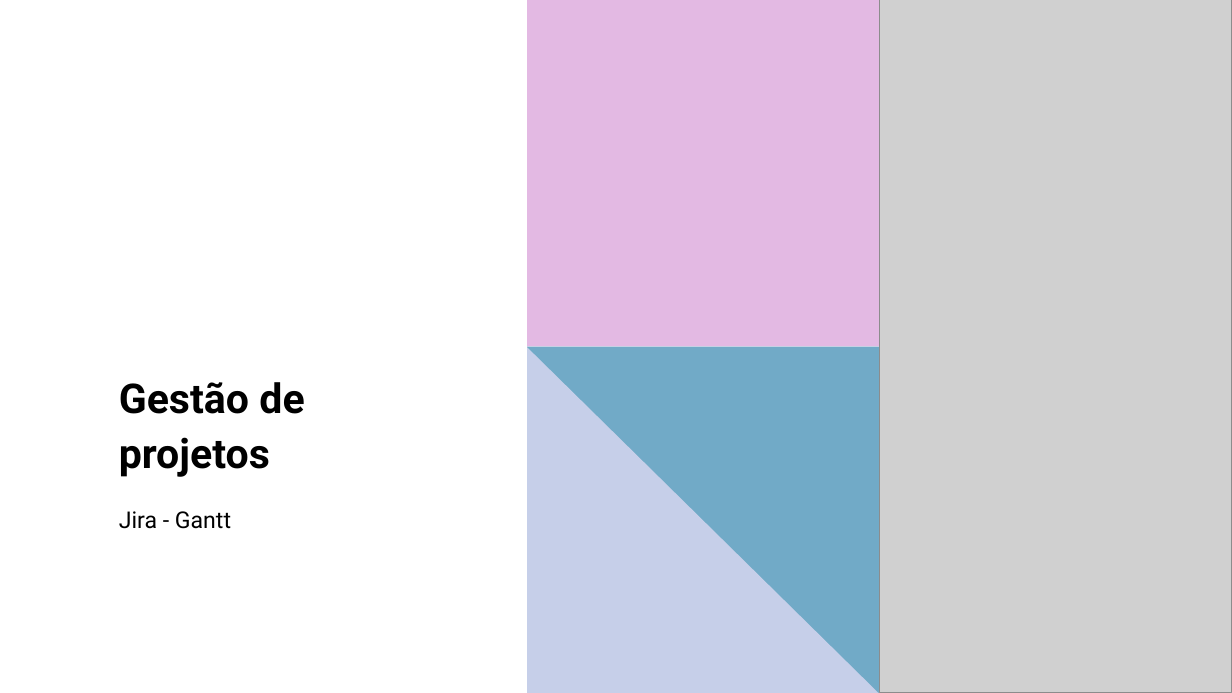
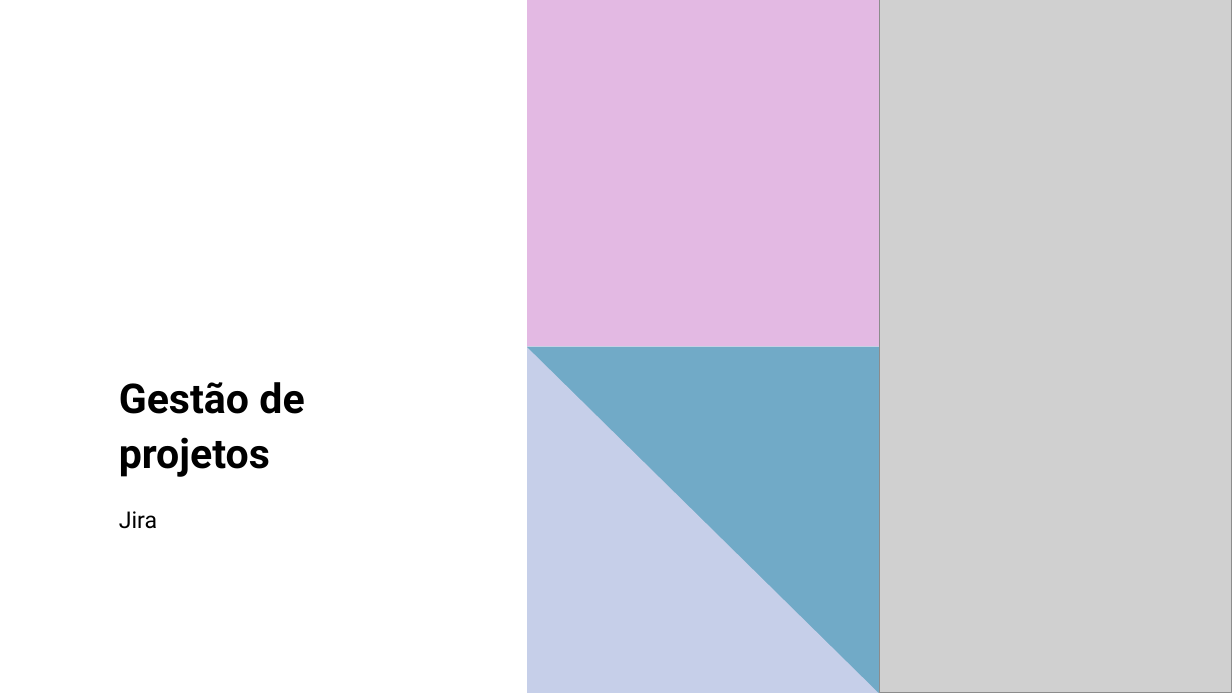
Before and after one commit to LeonardoRaiz/FATEC, a slide deck: slide 1 of Gestao de Projetos/PPT/Aula 04/Aula 04.pptx. Drawn at 1232x693 pixels with LibreOffice and Linux fonts; fonts in the diff are those of the drawing; grey boxes stand for pictures. Boxes give left, top, right and bottom in pixels: in the first picture for what was removed or moved away, otherwise in the second. Text is boxed around its words. In the diff, an @@ line names an element or a change of style, - is before the commit and + after.

```diff
--- a/Gestao de Projetos/PPT/Aula 04/Aula 04.pptx
+++ b/Gestao de Projetos/PPT/Aula 04/Aula 04.pptx
@@ subtitle at [119,511,157,529]: text changed @@
-Jira - Gantt
+Jira
```
Also in this commit, not shown: 8 slides added.
